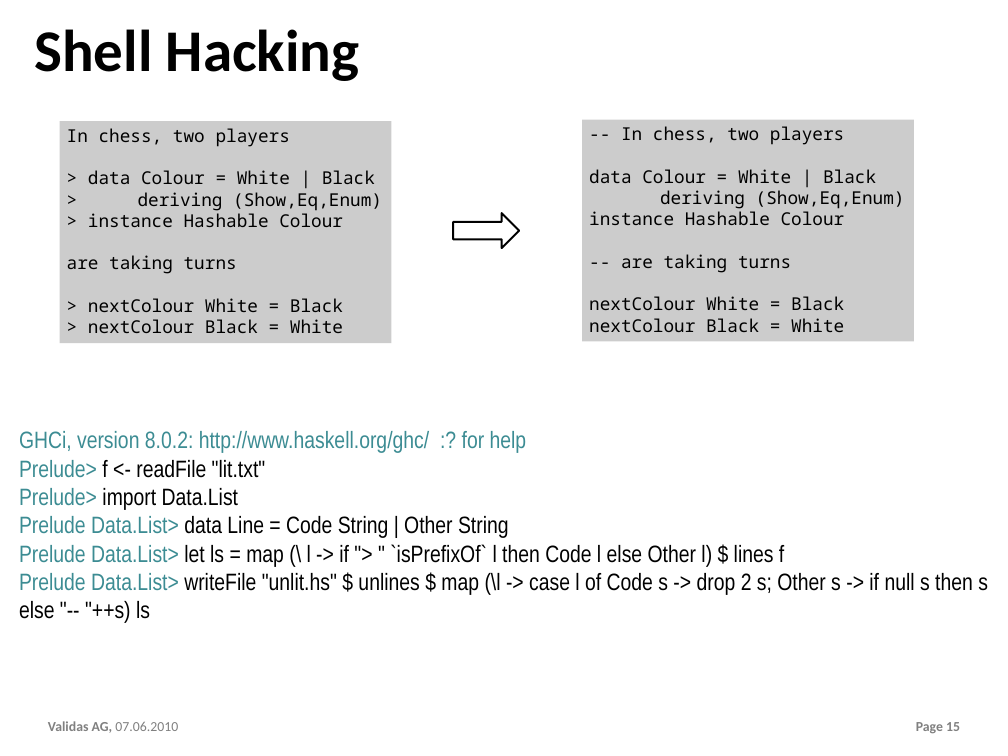
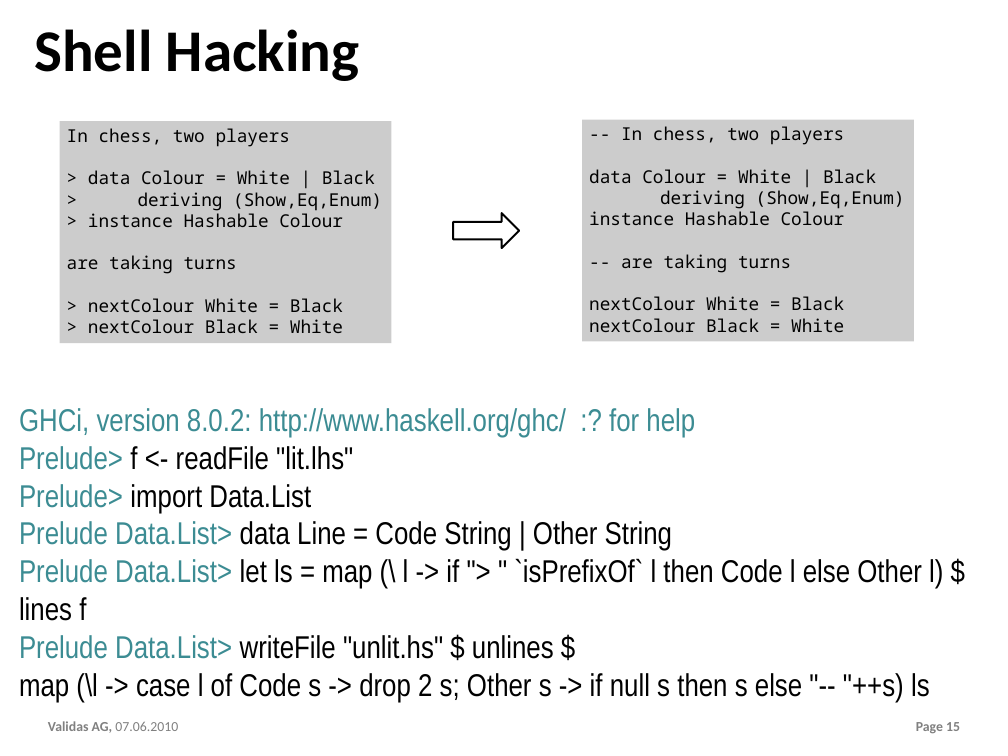
Before and after one commit to theoremprover/chess, a slide deck: slide 15 of ppt/Chess200.pptx. Drawn at 1008x756 pixels with LibreOffice and Linux fonts; fonts in the diff are those of the drawing; background and template pictures are left out. Boxes give left, top, right and bottom in pixels: in the first picture for what was removed or moved away, otherwise in the second. Text is boxed around its words. In the diff, an @@ line names an element or a change of style, - is before the commit and + after.

```diff
--- a/ppt/Chess200.pptx
+++ b/ppt/Chess200.pptx
@@ text "GHCi, version 8.0.2: http://www.haskell.org/ghc/ :? ...": place and size @@
-text "GHCi, version 8.0.2: http://www.haskell.org/ghc/ :? ..." at bbox=[19, 431, 988, 596]
+text "GHCi, version 8.0.2: http://www.haskell.org/ghc/ :? ..." at bbox=[19, 408, 943, 702]
@@ text at bbox=[19, 408, 943, 621]: size 24 to 32 pt in "GHCi, version 8.0.2: http://www.haskell.org/ghc/ :? for help", "Prelude> import Data.List", "Prelude Data.List> data Line = Code String ...", "Prelude Data.List> let ls = map (\ ..." @@
@@ text at bbox=[19, 446, 353, 470]: text changed; size 24 to 32 pt @@
-Prelude> f <- readFile "lit.txt"
+Prelude> f <- readFile "lit.lhs"
@@ text at bbox=[19, 635, 930, 702]: text changed; size 24 to 32 pt @@
-Prelude Data.List> writeFile "unlit.hs" $ unlines $ map (\l -> case l of Code s -> drop 2 s; Other s -> if null s then s else "-- "++s) ls
+Prelude Data.List> writeFile "unlit.hs" $ unlines $
+map (\l -> case l of Code s -> drop 2 s; Other s -> if null s then s else "-- "++s) ls
```
Also in this commit, not shown: 5 other slides changed.
